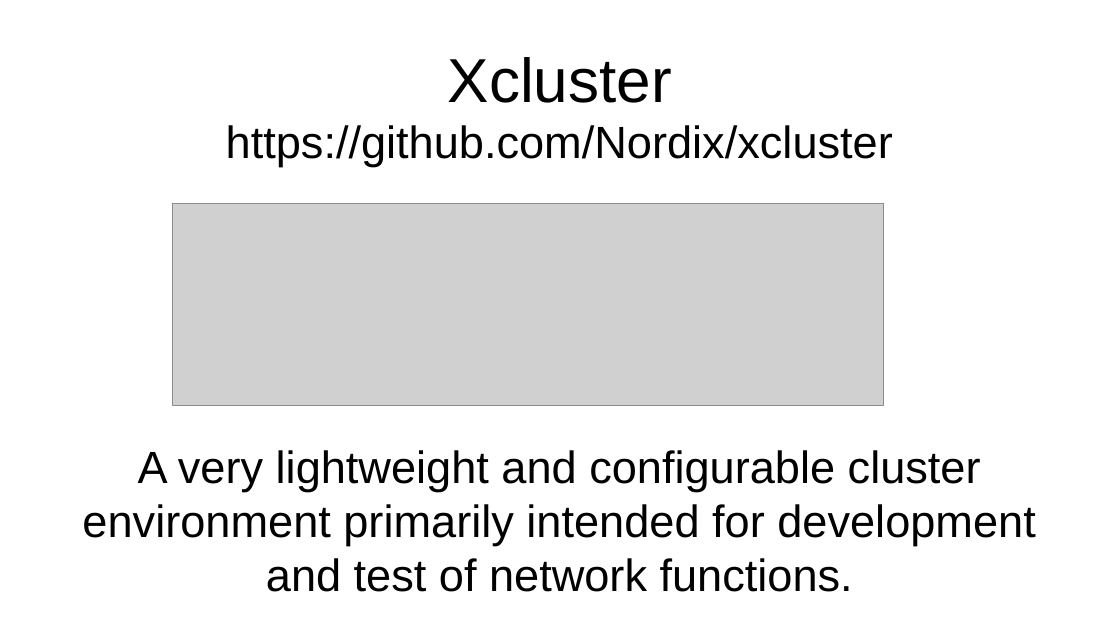
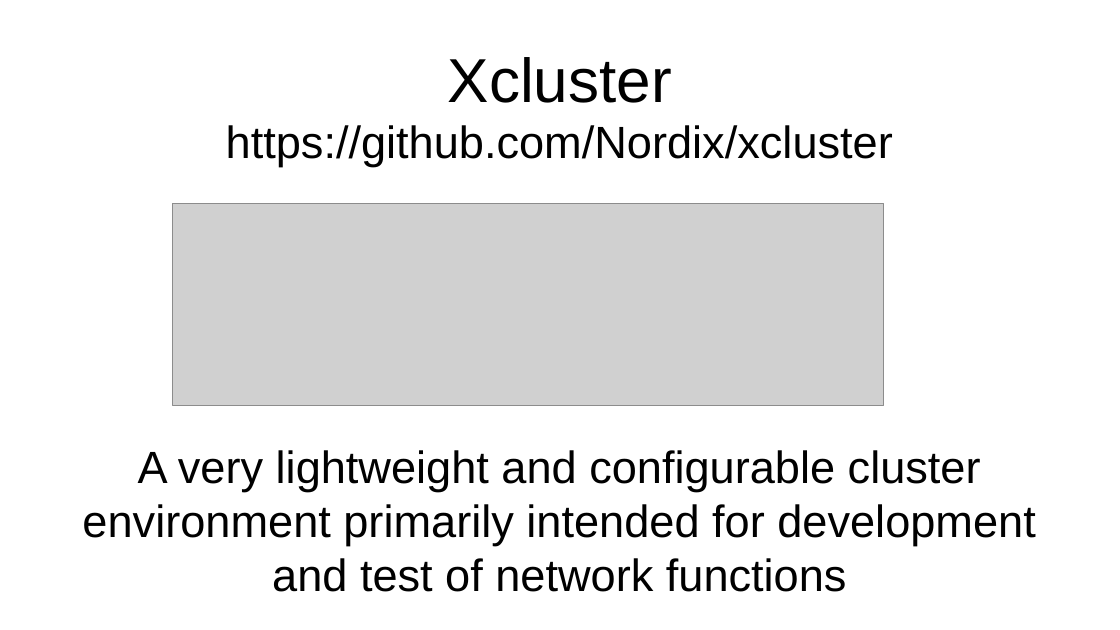
Before and after one commit to Nordix/xcluster, a slide deck: slide 1 of doc/demo-xcluster.odp. Drawn at 1120x630 pixels with LibreOffice and Linux fonts; fonts in the diff are those of the drawing; grey boxes stand for pictures. Boxes give left, top, right and bottom in pixels: in the first picture for what was removed or moved away, otherwise in the second. Text is boxed around its words. In the diff, an @@ line names an element or a change of style, - is before the commit and + after.

```diff
--- a/doc/demo-xcluster.odp
+++ b/doc/demo-xcluster.odp
@@ subtitle at (82, 450, 1035, 592): text changed @@
-A very lightweight and configurable cluster environment primarily intended for development and test of network functions.
+A very lightweight and configurable cluster environment primarily intended for development and test of network functions
```
Also in this commit, not shown: 3 other slides changed.
